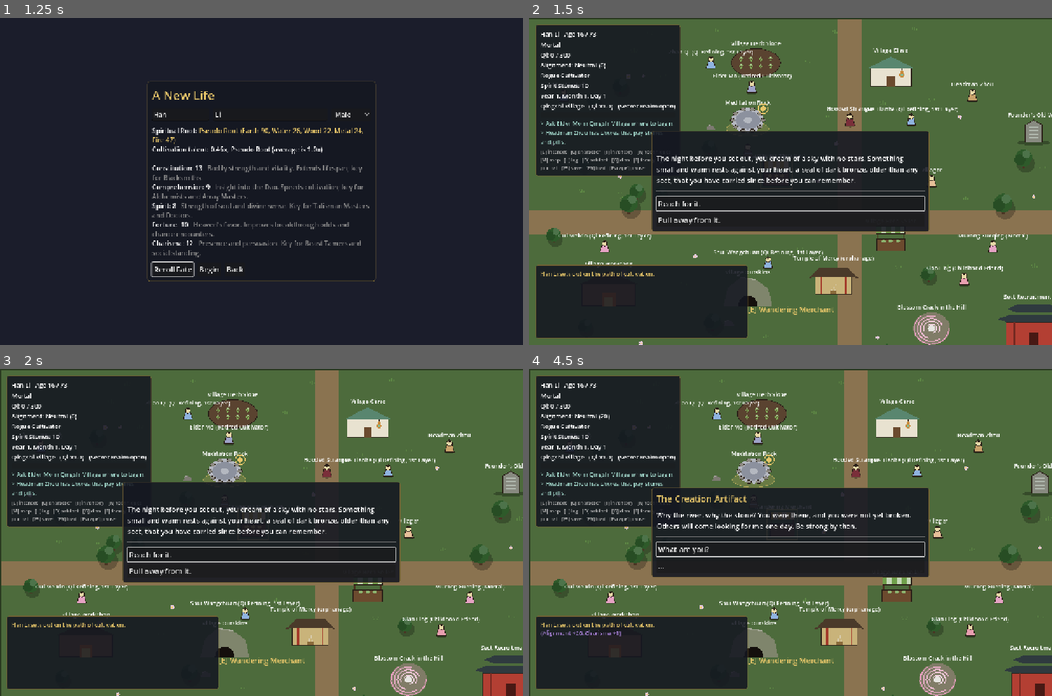
Above: before the commit, frames 1-4 (two rows, left to right).
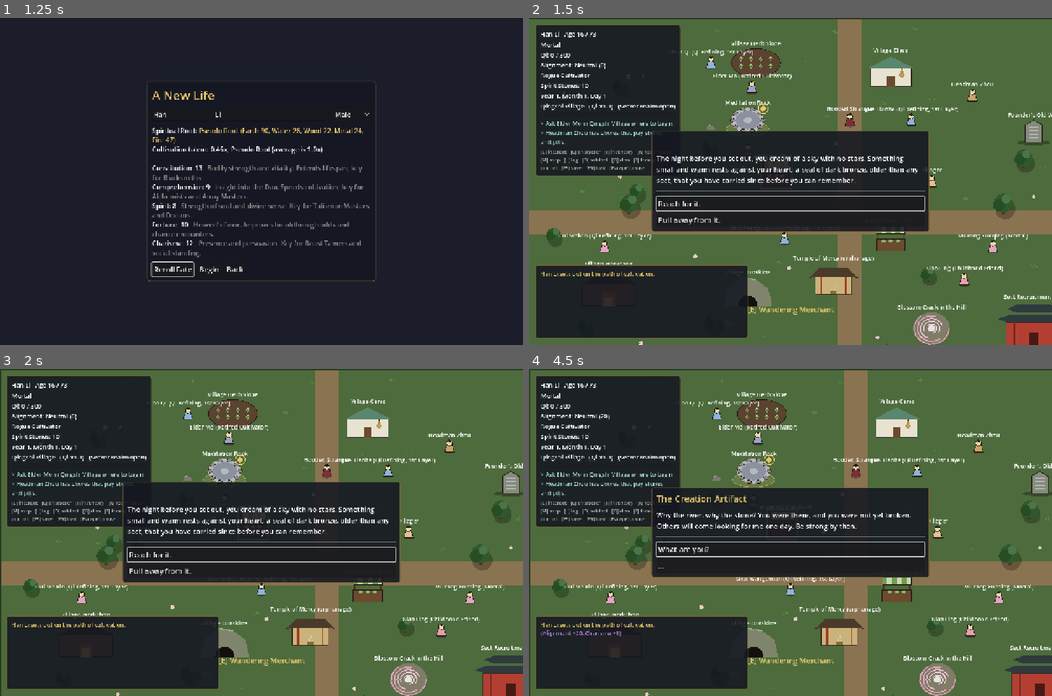
Above: after the commit, the same moments.

Repository: samridghimire/cultivation-game
Game: Godot game, scene res://src/ui/main_menu.tscn
Same seed, same stepped clock (60 frames per second), same inputs: the game is played once before the commit and once after it.
Inputs:
- Up to frame 1 (1.25 s): click "New Game" at 0.5 s
- Up to frame 2 (1.5 s): click "Begin" at 1.25 s
- Up to frame 3 (2 s): no input
- Up to frame 4 (4.5 s): click "Reach for it." at 2 s; click "Protect those who cannot prot…" at 2.75 s; click "What are you?" at 3.5 s; click "Why me?" at 4.25 s

Frame 1 is identical in both runs. In frame 2, 0.3% of the frame differs, in the area x 35-83%, y 29-77%; in frame 3, 0.3%; in frame 4, 0.4%, in the area x 36-84%, y 29-77%.

Commit message:
[WU-023] NPC name labels no longer overlap place labels
Npcs.spot_positions takes avoid points (ring spots keep 90 px clear); world.gd passes places, abodes and the Family Home; moved 4 npc_spots in 3 regions; layout test covers the 90 px rule. Screenshots not re-run (no display in this run).

Co-Authored-By: Claude Sonnet 5.5 <noreply@anthropic.com>
Claude-Session: https://claude.ai/code/session_01XMZnLdsGbCgtAfrfjjDnCB

Diff:
--- a/data/regions.json
+++ b/data/regions.json
@@ -9,7 +9,7 @@
       "map": {"size": [1600, 1000], "ground": "4d6b3c", "border": "2a3a20", "paths": [[0, 470, 1600, 60], [770, 0, 60, 1000]], "path_color": "8a7350", "decor": {"trees": 22, "rocks": 8, "grass": 40, "flowers": 16}},
       "spawn": [800, 500],
       "family_home": {"pos": [380, 580], "size": [90, 64]},
-      "npc_spots": [[600, 600], [950, 250], [1150, 560], [200, 560], [650, 880], [1000, 880], [460, 110], [1500, 910], [1500, 270], [100, 190], [300, 910], [1220, 110], [1460, 630], [420, 390]],
+      "npc_spots": [[640, 540], [950, 250], [1150, 560], [200, 560], [650, 880], [1000, 880], [460, 110], [1500, 910], [1500, 270], [100, 190], [300, 910], [1220, 110], [1460, 630], [420, 390]],
       "routes": [
         {"to": "misty_forest", "days": 3},
         {"to": "fallen_star_market", "days": 10}
@@ -41,7 +41,7 @@
       "map": {"size": [1600, 1000], "ground": "2f4f2f", "border": "16261a", "paths": [[0, 470, 1600, 60]], "path_color": "5c5238", "decor": {"trees": 45, "rocks": 10, "grass": 60, "flowers": 4, "tree_color": "1d3b22", "grass_color": "3f6b3a", "flower_color": "c9e0f2"}},
       "spawn": [120, 500],
       "family_home": {"pos": [660, 360], "size": [90, 64]},
-      "npc_spots": [[300, 380], [700, 600], [1000, 380], [1450, 300], [250, 750], [1450, 850], [660, 110], [1020, 910], [580, 910], [1180, 110], [1260, 590], [380, 110], [580, 350], [100, 230]],
+      "npc_spots": [[300, 380], [700, 600], [1000, 380], [1450, 300], [250, 750], [1450, 850], [660, 110], [1020, 910], [580, 910], [1180, 110], [1260, 590], [380, 110], [560, 420], [100, 230]],
       "abodes": [{"id": "waterfall_cave", "display_name": "Waterfall Cave (abode)", "cost": 300, "min_realm": "qi_refining", "qi_density": 1.5, "storage_slots": 20, "anchor_id": "waterfall_cave_abode", "pos": [220, 590], "size": [90, 70], "color": "4a6f7a"}],
       "routes": [
         {"to": "qingshi_village", "days": 3},
@@ -70,7 +70,7 @@
       "map": {"size": [1600, 1000], "ground": "6b6250", "border": "3a3428", "paths": [[0, 470, 1600, 60], [770, 0, 60, 1000]], "path_color": "9c917a", "decor": {"trees": 5, "rocks": 12, "grass": 12, "flowers": 4, "rock_color": "8a8170", "grass_color": "7a8a55"}},
       "spawn": [800, 900],
       "family_home": {"pos": [900, 590], "size": [90, 64]},
-      "npc_spots": [[600, 600], [1000, 600], [600, 200], [1000, 200], [1450, 450], [200, 600], [1380, 910], [380, 910], [1340, 110], [260, 230], [940, 910], [100, 870], [1180, 390], [420, 430]],
+      "npc_spots": [[600, 600], [1000, 600], [650, 220], [1000, 200], [1450, 450], [200, 500], [1380, 910], [380, 910], [1340, 110], [260, 230], [940, 910], [100, 870], [1180, 390], [420, 430]],
       "routes": [
         {"to": "qingshi_village", "days": 10},
         {"to": "misty_forest", "days": 8},
--- a/src/core/systems/npcs.gd
+++ b/src/core/systems/npcs.gd
@@ -332,18 +332,41 @@
 	return result
 
 
+## Ring positions closer than this to a place (or another NPC) are skipped.
+const SPOT_CLEARANCE := 90.0
+const SPOT_SEARCH_CAP := 64
+
+
 ## World positions for `count` NPCs: the region's npc_spots first, then a ring
-## around `center` for any overflow.
-static func spot_positions(count: int, spots: Array, center: Vector2) -> Array[Vector2]:
+## around `center` for any overflow. Ring candidates within SPOT_CLEARANCE of an
+## `avoid` point or an already chosen spot are skipped (after SPOT_SEARCH_CAP
+## candidates the next one is accepted anyway), so labels stay readable.
+static func spot_positions(count: int, spots: Array, center: Vector2, avoid: Array[Vector2] = []) -> Array[Vector2]:
 	var out: Array[Vector2] = []
+	var candidate := 0
 	for i in count:
 		if i < spots.size():
 			out.append(Vector2(float(spots[i][0]), float(spots[i][1])))
-		else:
-			var k := i - spots.size()
-			var radius := 140.0 + 50.0 * float(k / 8)
-			out.append(center + Vector2.from_angle(TAU * float(k % 8) / 8.0) * radius)
+			continue
+		var pos := center
+		for tries in SPOT_SEARCH_CAP:
+			var radius := 140.0 + 50.0 * float(candidate / 8)
+			pos = center + Vector2.from_angle(TAU * float(candidate % 8) / 8.0) * radius
+			candidate += 1
+			if _spot_clear(pos, avoid, out):
+				break
+		out.append(pos)
 	return out
+
+
+static func _spot_clear(pos: Vector2, avoid: Array[Vector2], chosen: Array[Vector2]) -> bool:
+	for p in avoid:
+		if pos.distance_to(p) < SPOT_CLEARANCE:
+			return false
+	for p in chosen:
+		if pos.distance_to(p) < SPOT_CLEARANCE:
+			return false
+	return true
 
 
 ## Short label shown under a generated NPC's name in the world: their relation
--- a/src/world/world.gd
+++ b/src/world/world.gd
@@ -200,7 +200,14 @@
 		var others: Array[CharacterData] = []
 		others.assign(people.filter(func(c: CharacterData) -> bool: return not family.has(c)))
 		people = others
-	var spots := Npcs.spot_positions(people.size() + family.size(), _region.get("npc_spots", []), player.position)
+	var avoid: Array[Vector2] = []
+	for place: Dictionary in _region.get("places", []):
+		avoid.append(_vec(place.get("pos", [0, 0])))
+	for abode: Dictionary in _region.get("abodes", []):
+		avoid.append(_vec(abode.get("pos", [0, 0])))
+	if _region.has("family_home"):
+		avoid.append(_vec(_region["family_home"].get("pos", [0, 0])))
+	var spots := Npcs.spot_positions(people.size() + family.size(), _region.get("npc_spots", []), player.position, avoid)
 	if not family.is_empty():
 		var split := FamilyHome.split_spots(spots, family.size(), _vec(_region["family_home"].get("pos", [0, 0])))
 		spots = split[1]
--- a/tests/unit/test_npc_placement.gd
+++ b/tests/unit/test_npc_placement.gd
@@ -35,6 +35,24 @@
 	assert_true(pos[2] != pos[3], "overflow NPCs do not stack")
 
 
+func test_spot_positions_avoid_points() -> void:
+	var center := Vector2(500, 500)
+	var avoid: Array[Vector2] = []
+	for k in 8:
+		avoid.append(center + Vector2.from_angle(TAU * float(k) / 8.0) * 140.0)
+	var plain := Npcs.spot_positions(5, [], center)
+	assert_eq(plain, Npcs.spot_positions(5, [], center, []), "no avoid behaves as before")
+	var pos := Npcs.spot_positions(10, [[10, 20]], center, avoid)
+	assert_eq(pos.size(), 10, "count is honored")
+	for i in range(1, pos.size()):
+		for p in avoid:
+			assert_true(pos[i].distance_to(p) >= Npcs.SPOT_CLEARANCE, "spot %d clear of avoid point" % i)
+		for j in range(1, i):
+			assert_true(pos[i].distance_to(pos[j]) >= Npcs.SPOT_CLEARANCE, "ring spots do not crowd")
+	var crowded: Array[Vector2] = [center]
+	assert_eq(Npcs.spot_positions(3, [], center, crowded).size(), 3, "count honored even when nothing is clear")
+
+
 func test_world_title_and_describe() -> void:
 	var player := new_character()
 	player.gender = "male"
--- a/tests/unit/test_region_layout.gd
+++ b/tests/unit/test_region_layout.gd
@@ -33,3 +33,17 @@
 				assert_false(_rect(place, [30, 30]).grow(20.0).has_point(p), "%s: NPC spot %s stands on %s" % [region["id"], p, place.get("display_name", place["type"])])
 			if region.has("family_home"):
 				assert_false(_rect(region["family_home"], [90, 64]).grow(20.0).has_point(p), "%s: NPC spot %s stands on the Family Home" % [region["id"], p])
+
+
+## WU-023: NPC name labels stay 90 px clear of place positions.
+func test_npc_spots_are_90px_from_place_centers() -> void:
+	for region: Dictionary in data().regions.values():
+		var centers: Array[Vector2] = []
+		for entry: Dictionary in region.get("places", []) + region.get("abodes", []):
+			centers.append(Vector2(float(entry["pos"][0]), float(entry["pos"][1])))
+		if region.has("family_home"):
+			centers.append(Vector2(float(region["family_home"]["pos"][0]), float(region["family_home"]["pos"][1])))
+		for spot: Array in region.get("npc_spots", []):
+			var p := Vector2(float(spot[0]), float(spot[1]))
+			for c in centers:
+				assert_true(p.distance_to(c) >= Npcs.SPOT_CLEARANCE, "%s: NPC spot %s is within 90px of %s" % [region["id"], p, c])
